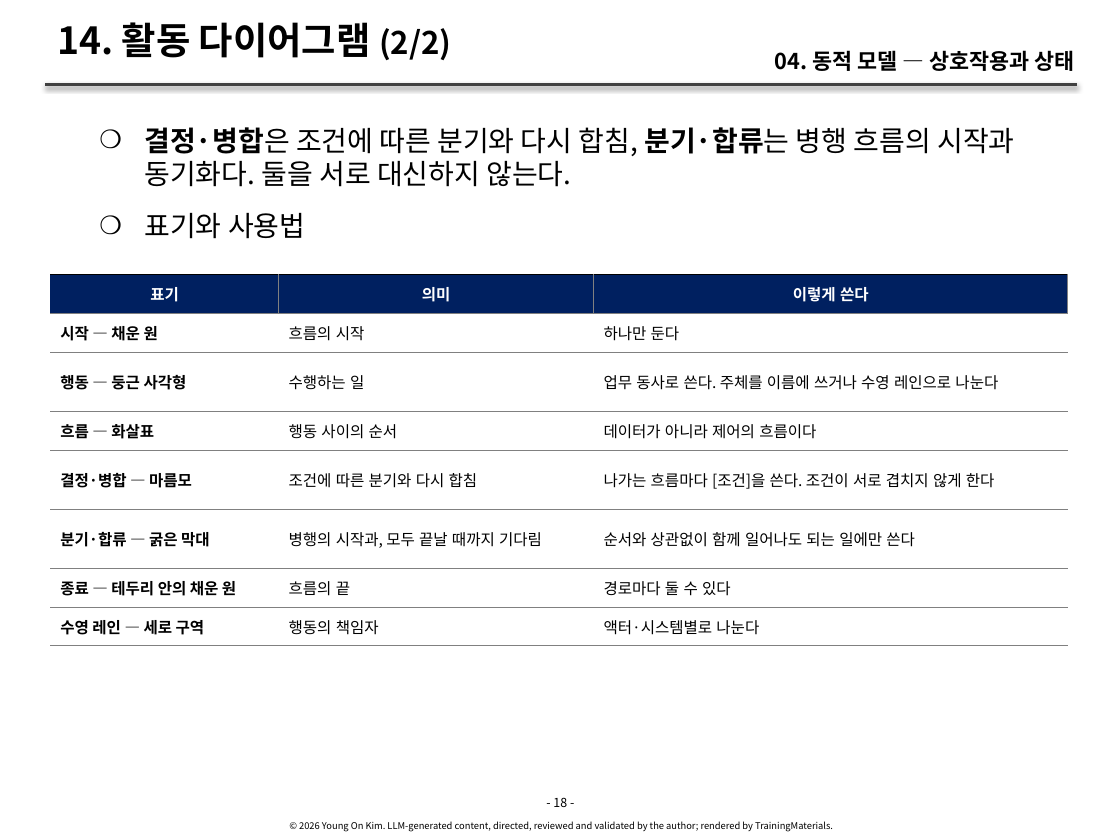
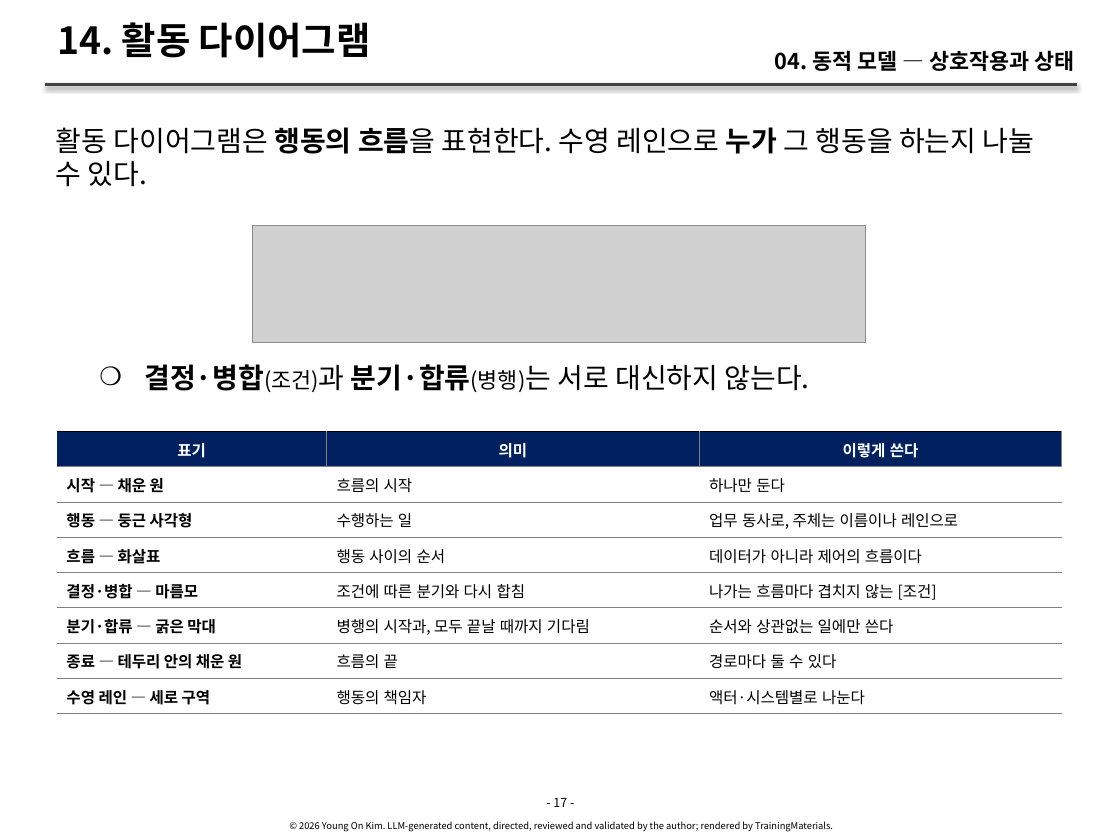
Before and after one commit to YoungSan77/TrainingMaterials, a slide deck: slide 17 of courses/ooad/sessions/s04.pptx (slide 18 before the commit). Drawn at 1120x840 pixels with LibreOffice and Linux fonts; fonts in the diff are those of the drawing; grey boxes stand for pictures. Boxes give left, top, right and bottom in pixels: in the first picture for what was removed or moved away, otherwise in the second. Text is boxed around its words. In the diff, an @@ line names an element or a change of style, - is before the commit and + after.

```diff
--- a/courses/ooad/sessions/s04.pptx
+++ b/courses/ooad/sessions/s04.pptx
@@ title at (57, 22, 371, 58): text changed @@
-14. 활동 다이어그램 (2/2)
+14. 활동 다이어그램
@@ text at (56, 127, 1035, 187): text changed @@
-    ❍ 결정·병합은 조건에 따른 분기와 다시 합침, 분기·합류는 병행 흐름의 시작과 동기화다. 둘을 서로 대신하지 않는다.
-    ❍ 표기와 사용법
+활동 다이어그램은 행동의 흐름을 표현한다. 수영 레인으로 누가 그 행동을 하는지 나눌 수 있다.
@@ picture added at (253, 226, 866, 343) @@
@@ text added at (144, 364, 810, 392), 18 pt, text #000000 @@
+    ❍ 결정·병합(조건)과 분기·합류(병행)는 서로 대신하지 않는다.
@@ table at (57, 431, 1063, 840) @@
-row 3, column 3: 업무 동사로 쓴다. 주체를 이름에 쓰거나 수영 레인으로 나눈다
+row 3, column 3: 업무 동사로, 주체는 이름이나 레인으로
-row 5, column 3: 나가는 흐름마다 [조건]을 쓴다. 조건이 서로 겹치지 않게 한다
+row 5, column 3: 나가는 흐름마다 겹치지 않는 [조건]
-row 6, column 3: 순서와 상관없이 함께 일어나도 되는 일에만 쓴다
+row 6, column 3: 순서와 상관없는 일에만 쓴다
@@ table: place and size @@
-table at (50, 274, 1067, 749)
+table at (57, 431, 1063, 840)
@@ text at (553, 798, 567, 807): text changed @@
-- 18 -
+- 17 -
```
Also in this commit, not shown: 52 other slides changed, 6 slides added, 2 slides removed, 44 other files.
